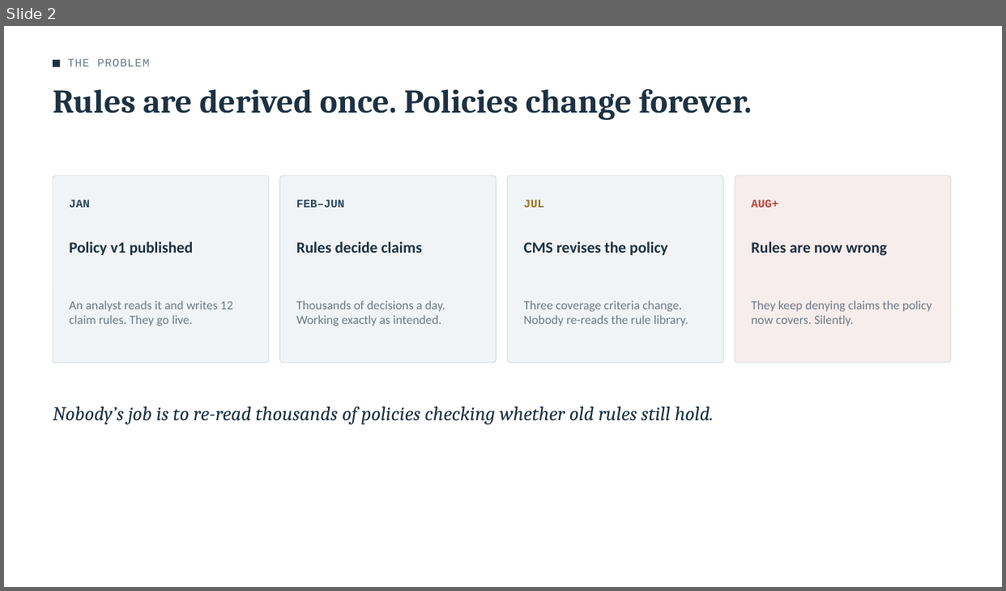
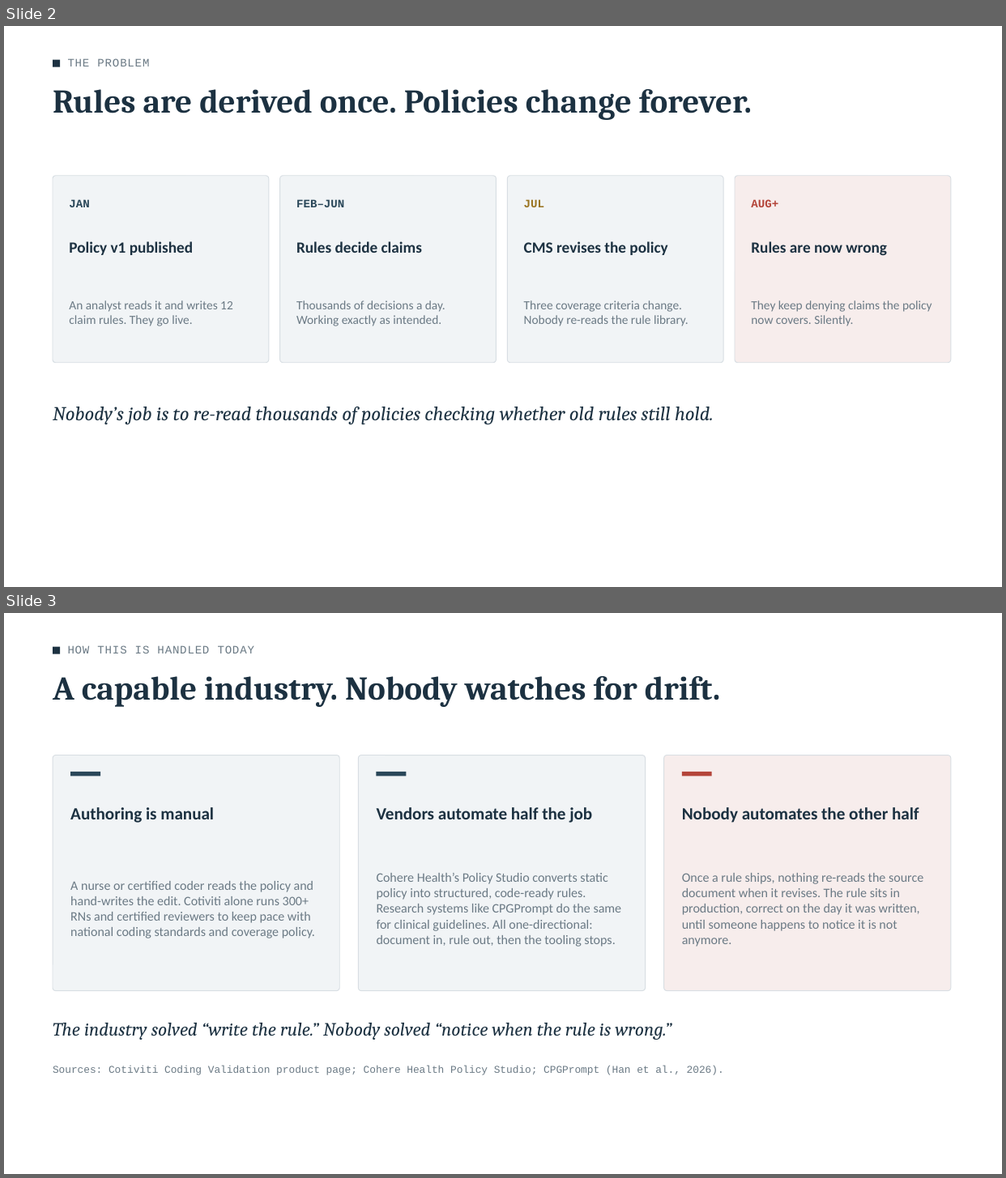
Before and after one commit to nitinchaube/Policy-Drift-Monitor, a slide deck: slides/Presentation.pptx. Shown one above the other, each under a label of ours: slide 2 before the commit, slides 2 and 3 after it. The pictures are 1006x591 and 1006x1178 pixels, drawn with LibreOffice and Linux fonts; fonts in the diff are those of the drawing. Boxes give left, top, right and bottom in pixels: in the first picture for what was removed or moved away, otherwise in the second. Text is boxed around its words. In the diff, an @@ line names an element or a change of style, - is before the commit and + after.

```diff
--- a/slides/Presentation.pptx
+++ b/slides/Presentation.pptx
@@ slide 3 added at bbox=[4, 613, 1002, 1174], background #FFFFFF @@
@@ rectangle added at bbox=[53, 647, 60, 654], fill #1C3141 @@
@@ text added at bbox=[68, 645, 254, 653], 11 pt, text #6B7A85 @@
+HOW THIS IS HANDLED TODAY
@@ text added at bbox=[53, 676, 720, 707], 32 pt, text #1C3141, bold @@
+A capable industry. Nobody watches for drift.
@@ rounded rectangle added at bbox=[53, 756, 339, 991], fill #F1F4F6, outline #D8DEE3 0.75 pt @@
@@ rounded rectangle added at bbox=[358, 756, 645, 991], fill #F1F4F6, outline #D8DEE3 0.75 pt @@
@@ rounded rectangle added at bbox=[664, 756, 951, 991], fill #F7EDEC, outline #D8DEE3 0.75 pt @@
@@ rectangle added at bbox=[70, 772, 100, 776], fill #2A4759 @@
@@ rectangle added at bbox=[376, 772, 406, 776], fill #2A4759 @@
@@ rectangle added at bbox=[682, 772, 712, 776], fill #B4453A @@
@@ text added at bbox=[70, 807, 214, 823], 16.5 pt, text #1C3141, bold @@
+Authoring is manual
@@ text added at bbox=[377, 807, 592, 823], 16.5 pt, text #1C3141, bold @@
+Vendors automate half the job
@@ text added at bbox=[682, 807, 919, 823], 16.5 pt, text #1C3141, bold @@
+Nobody automates the other half
@@ text added at bbox=[377, 873, 622, 947], 12.5 pt, text #6B7A85 @@
+Cohere Health’s Policy Studio converts static policy into structured, code-ready rules. Research systems like CPGPrompt do the same for clinical guidelines. All one-directional: document in, rule out, then the tooling stops.
@@ text added at bbox=[682, 873, 923, 947], 12.5 pt, text #6B7A85 @@
+Once a rule ships, nothing re-reads the source document when it revises. The rule sits in production, correct on the day it was written, until someone happens to notice it is not anymore.
@@ text added at bbox=[70, 881, 315, 939], 12.5 pt, text #6B7A85 @@
+A nurse or certified coder reads the policy and hand-writes the edit. Cotiviti alone runs 300+ RNs and certified reviewers to keep pace with national coding standards and coverage policy.
@@ text added at bbox=[53, 1023, 671, 1040], 18 pt, text #1C3141, italic @@
+The industry solved “write the rule.” Nobody solved “notice when the rule is wrong.”
@@ text added at bbox=[53, 1066, 724, 1076], 10 pt, text #6B7A85 @@
+Sources: Cotiviti Coding Validation product page; Cohere Health Policy Studio; CPGPrompt (Han et al., 2026).
```
Also in this commit, not shown: 2 slides changed, 2 other slides added, 13 other files.
